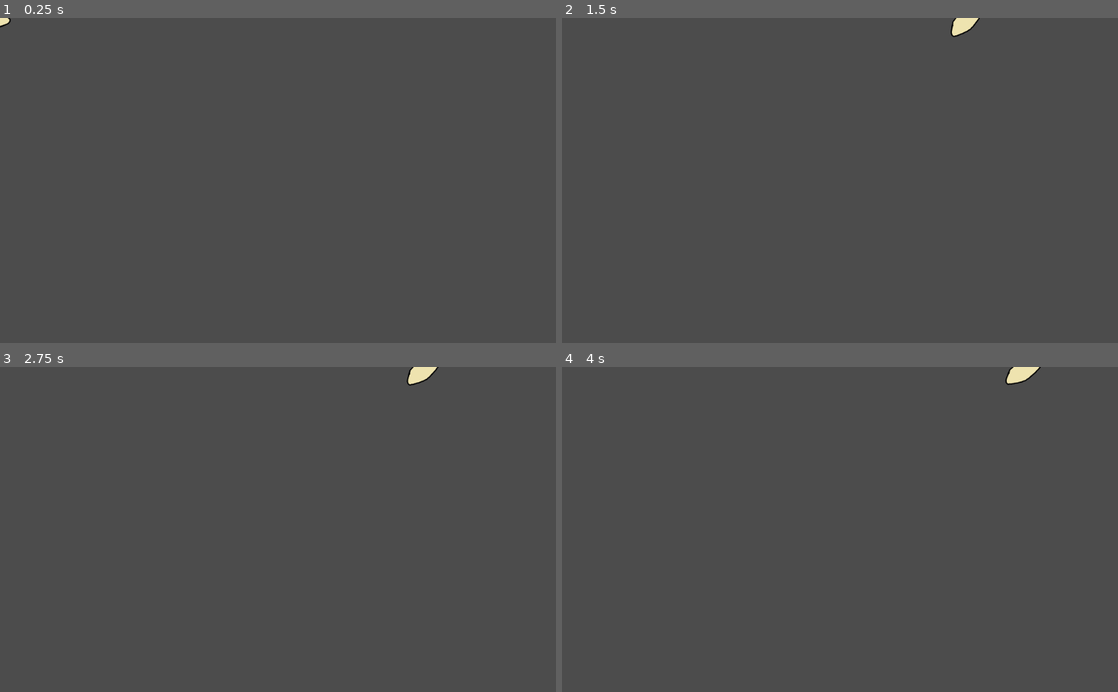
Above: before the commit, frames 1-4 (two rows, left to right).
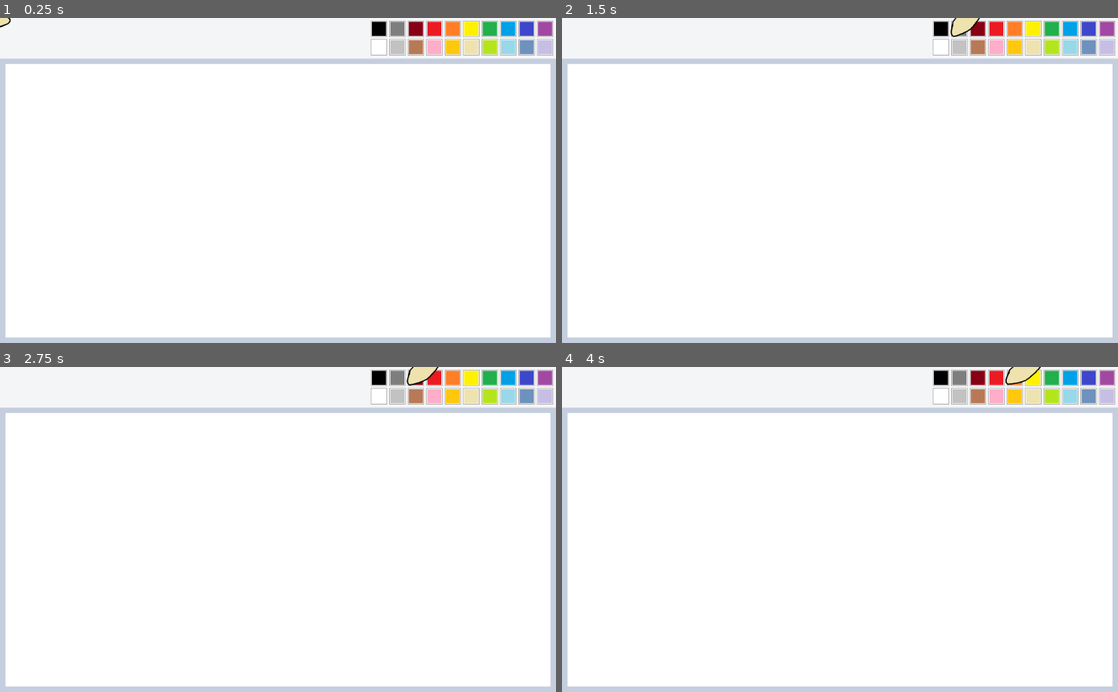
Above: after the commit, the same moments.

Repository: mariothedog/MS-Pain
Game: Godot game, scene res://Level/Level.tscn
Two runs of this game, one before a commit and one after it. Both use one fixed random seed, a clock stepped at 60 frames per second and the inputs below.
Inputs (mouse positions are in pixels of both pictures, inside the frame that each line leads up to):
- Up to frame 1 (0.25 s): no input
- Up to frame 2 (1.5 s): click (940, 27) at 0.52 s; click (956, 27) at 1.27 s
- Up to frame 3 (2.75 s): click (417, 376) at 2.02 s
- Up to frame 4 (4 s): click (995, 376) at 2.77 s; click (1012, 376) at 3.52 s

The runs differ from the first frame. In frame 1, 100% of the frame differs, in the area x 0-100%, y 0-100%; in frame 2, 100%; in frame 3, 100%; in frame 4, 100%.

Commit message:
Added basic MS Pain UI.

Diff:
--- a/Level/Level.tscn
+++ b/Level/Level.tscn
@@ -1,6 +1,7 @@
-[gd_scene load_steps=2 format=2]
+[gd_scene load_steps=3 format=2]
 
 [ext_resource path="res://Brush/Brush.tscn" type="PackedScene" id=1]
+[ext_resource path="res://UI/MS Pain.tscn" type="PackedScene" id=2]
 
 [node name="Level" type="Node2D"]
 
@@ -8,3 +9,5 @@
 current = true
 
 [node name="Brush" parent="." instance=ExtResource( 1 )]
+
+[node name="MS Pain" parent="." instance=ExtResource( 2 )]
--- /dev/null
+++ b/UI/Colour Button.gd
@@ -0,0 +1,9 @@
+tool
+extends Button
+
+export (Color, RGB) var colour setget set_colour
+
+func set_colour(_colour):
+	colour = _colour
+
+	$"Main Colour".color = colour
--- /dev/null
+++ b/UI/Colour Button.tscn
@@ -0,0 +1,43 @@
+[gd_scene load_steps=2 format=2]
+
+[ext_resource path="res://UI/Colour Button.gd" type="Script" id=1]
+
+[node name="Colour Button" type="Button"]
+anchor_right = 0.029
+anchor_bottom = 0.05
+margin_right = 0.303999
+rect_min_size = Vector2( 30, 30 )
+focus_mode = 0
+enabled_focus_mode = 0
+flat = true
+script = ExtResource( 1 )
+__meta__ = {
+"_edit_use_anchors_": false
+}
+
+[node name="ColorRect" type="ColorRect" parent="."]
+margin_right = 30.0
+margin_bottom = 30.0
+color = Color( 0.627451, 0.627451, 0.627451, 1 )
+__meta__ = {
+"_edit_use_anchors_": false
+}
+
+[node name="ColorRect2" type="ColorRect" parent="."]
+margin_left = 1.0
+margin_top = 1.0
+margin_right = 29.0
+margin_bottom = 29.0
+__meta__ = {
+"_edit_use_anchors_": false
+}
+
+[node name="Main Colour" type="ColorRect" parent="."]
+margin_left = 2.08099
+margin_top = 2.0
+margin_right = 28.081
+margin_bottom = 28.0
+color = Color( 0, 0, 0, 1 )
+__meta__ = {
+"_edit_use_anchors_": false
+}
--- /dev/null
+++ b/UI/MS Pain.tscn
@@ -0,0 +1,235 @@
+[gd_scene load_steps=2 format=2]
+
+[ext_resource path="res://UI/Colour Button.tscn" type="PackedScene" id=1]
+
+[node name="MS Pain" type="CanvasLayer"]
+layer = -1
+
+[node name="VSplitContainer" type="VSplitContainer" parent="."]
+anchor_right = 1.0
+anchor_bottom = 1.0
+dragger_visibility = 2
+__meta__ = {
+"_edit_use_anchors_": false
+}
+
+[node name="ColorRect" type="ColorRect" parent="VSplitContainer"]
+margin_right = 1024.0
+margin_bottom = 75.0
+rect_min_size = Vector2( 0, 75 )
+color = Color( 0.960784, 0.964706, 0.968627, 1 )
+__meta__ = {
+"_edit_use_anchors_": false
+}
+
+[node name="MarginContainer" type="MarginContainer" parent="VSplitContainer/ColorRect"]
+anchor_left = 1.0
+anchor_right = 1.0
+margin_left = -341.0
+margin_bottom = 69.0
+custom_constants/margin_top = 5
+__meta__ = {
+"_edit_use_anchors_": false
+}
+
+[node name="GridContainer" type="GridContainer" parent="VSplitContainer/ColorRect/MarginContainer"]
+margin_top = 5.0
+margin_right = 341.0
+margin_bottom = 69.0
+columns = 10
+
+[node name="Colour Button" parent="VSplitContainer/ColorRect/MarginContainer/GridContainer" instance=ExtResource( 1 )]
+anchor_right = 0.0
+anchor_bottom = 0.0
+margin_right = 30.0
+margin_bottom = 30.0
+
+[node name="Colour Button2" parent="VSplitContainer/ColorRect/MarginContainer/GridContainer" instance=ExtResource( 1 )]
+anchor_right = 0.0
+anchor_bottom = 0.0
+margin_left = 34.0
+margin_right = 64.0
+margin_bottom = 30.0
+colour = Color( 0.498039, 0.498039, 0.498039, 1 )
+
+[node name="Colour Button3" parent="VSplitContainer/ColorRect/MarginContainer/GridContainer" instance=ExtResource( 1 )]
+anchor_right = 0.0
+anchor_bottom = 0.0
+margin_left = 68.0
+margin_right = 98.0
+margin_bottom = 30.0
+colour = Color( 0.533333, 0, 0.0823529, 1 )
+
+[node name="Colour Button4" parent="VSplitContainer/ColorRect/MarginContainer/GridContainer" instance=ExtResource( 1 )]
+anchor_right = 0.0
+anchor_bottom = 0.0
+margin_left = 102.0
+margin_right = 132.0
+margin_bottom = 30.0
+colour = Color( 0.929412, 0.109804, 0.141176, 1 )
+
+[node name="Colour Button5" parent="VSplitContainer/ColorRect/MarginContainer/GridContainer" instance=ExtResource( 1 )]
+anchor_right = 0.0
+anchor_bottom = 0.0
+margin_left = 136.0
+margin_right = 166.0
+margin_bottom = 30.0
+colour = Color( 1, 0.498039, 0.152941, 1 )
+
+[node name="Colour Button6" parent="VSplitContainer/ColorRect/MarginContainer/GridContainer" instance=ExtResource( 1 )]
+anchor_right = 0.0
+anchor_bottom = 0.0
+margin_left = 170.0
+margin_right = 200.0
+margin_bottom = 30.0
+colour = Color( 1, 0.94902, 0, 1 )
+
+[node name="Colour Button7" parent="VSplitContainer/ColorRect/MarginContainer/GridContainer" instance=ExtResource( 1 )]
+anchor_right = 0.0
+anchor_bottom = 0.0
+margin_left = 204.0
+margin_right = 234.0
+margin_bottom = 30.0
+colour = Color( 0.133333, 0.694118, 0.298039, 1 )
+
+[node name="Colour Button8" parent="VSplitContainer/ColorRect/MarginContainer/GridContainer" instance=ExtResource( 1 )]
+anchor_right = 0.0
+anchor_bottom = 0.0
+margin_left = 238.0
+margin_right = 268.0
+margin_bottom = 30.0
+colour = Color( 0, 0.635294, 0.909804, 1 )
+
+[node name="Colour Button9" parent="VSplitContainer/ColorRect/MarginContainer/GridContainer" instance=ExtResource( 1 )]
+anchor_right = 0.0
+anchor_bottom = 0.0
+margin_left = 272.0
+margin_right = 302.0
+margin_bottom = 30.0
+colour = Color( 0.247059, 0.282353, 0.8, 1 )
+
+[node name="Colour Button10" parent="VSplitContainer/ColorRect/MarginContainer/GridContainer" instance=ExtResource( 1 )]
+anchor_right = 0.0
+anchor_bottom = 0.0
+margin_left = 306.0
+margin_right = 336.0
+margin_bottom = 30.0
+colour = Color( 0.639216, 0.286275, 0.643137, 1 )
+
+[node name="Colour Button11" parent="VSplitContainer/ColorRect/MarginContainer/GridContainer" instance=ExtResource( 1 )]
+anchor_right = 0.0
+anchor_bottom = 0.0
+margin_top = 34.0
+margin_right = 30.0
+margin_bottom = 64.0
+colour = Color( 1, 1, 1, 1 )
+
+[node name="Colour Button12" parent="VSplitContainer/ColorRect/MarginContainer/GridContainer" instance=ExtResource( 1 )]
+anchor_right = 0.0
+anchor_bottom = 0.0
+margin_left = 34.0
+margin_top = 34.0
+margin_right = 64.0
+margin_bottom = 64.0
+colour = Color( 0.764706, 0.764706, 0.764706, 1 )
+
+[node name="Colour Button13" parent="VSplitContainer/ColorRect/MarginContainer/GridContainer" instance=ExtResource( 1 )]
+anchor_right = 0.0
+anchor_bottom = 0.0
+margin_left = 68.0
+margin_top = 34.0
+margin_right = 98.0
+margin_bottom = 64.0
+colour = Color( 0.72549, 0.478431, 0.341176, 1 )
+
+[node name="Colour Button14" parent="VSplitContainer/ColorRect/MarginContainer/GridContainer" instance=ExtResource( 1 )]
+anchor_right = 0.0
+anchor_bottom = 0.0
+margin_left = 102.0
+margin_top = 34.0
+margin_right = 132.0
+margin_bottom = 64.0
+colour = Color( 1, 0.682353, 0.788235, 1 )
+
+[node name="Colour Button15" parent="VSplitContainer/ColorRect/MarginContainer/GridContainer" instance=ExtResource( 1 )]
+anchor_right = 0.0
+anchor_bottom = 0.0
+margin_left = 136.0
+margin_top = 34.0
+margin_right = 166.0
+margin_bottom = 64.0
+colour = Color( 1, 0.788235, 0.054902, 1 )
+
+[node name="Colour Button16" parent="VSplitContainer/ColorRect/MarginContainer/GridContainer" instance=ExtResource( 1 )]
+anchor_right = 0.0
+anchor_bottom = 0.0
+margin_left = 170.0
+margin_top = 34.0
+margin_right = 200.0
+margin_bottom = 64.0
+colour = Color( 0.937255, 0.894118, 0.690196, 1 )
+
+[node name="Colour Button17" parent="VSplitContainer/ColorRect/MarginContainer/GridContainer" instance=ExtResource( 1 )]
+anchor_right = 0.0
+anchor_bottom = 0.0
+margin_left = 204.0
+margin_top = 34.0
+margin_right = 234.0
+margin_bottom = 64.0
+colour = Color( 0.709804, 0.901961, 0.113725, 1 )
+
+[node name="Colour Button18" parent="VSplitContainer/ColorRect/MarginContainer/GridContainer" instance=ExtResource( 1 )]
+anchor_right = 0.0
+anchor_bottom = 0.0
+margin_left = 238.0
+margin_top = 34.0
+margin_right = 268.0
+margin_bottom = 64.0
+colour = Color( 0.6, 0.85098, 0.917647, 1 )
+
+[node name="Colour Button19" parent="VSplitContainer/ColorRect/MarginContainer/GridContainer" instance=ExtResource( 1 )]
+anchor_right = 0.0
+anchor_bottom = 0.0
+margin_left = 272.0
+margin_top = 34.0
+margin_right = 302.0
+margin_bottom = 64.0
+colour = Color( 0.439216, 0.572549, 0.745098, 1 )
+
+[node name="Colour Button20" parent="VSplitContainer/ColorRect/MarginContainer/GridContainer" instance=ExtResource( 1 )]
+anchor_right = 0.0
+anchor_bottom = 0.0
+margin_left = 306.0
+margin_top = 34.0
+margin_right = 336.0
+margin_bottom = 64.0
+colour = Color( 0.784314, 0.74902, 0.905882, 1 )
+
+[node name="ColorRect2" type="ColorRect" parent="VSplitContainer"]
+margin_top = 75.0
+margin_right = 1024.0
+margin_bottom = 600.0
+color = Color( 0.772549, 0.811765, 0.87451, 1 )
+__meta__ = {
+"_edit_use_anchors_": false
+}
+
+[node name="MarginContainer" type="MarginContainer" parent="VSplitContainer/ColorRect2"]
+anchor_right = 1.0
+anchor_bottom = 1.0
+custom_constants/margin_right = 10
+custom_constants/margin_top = 10
+custom_constants/margin_left = 10
+custom_constants/margin_bottom = 10
+__meta__ = {
+"_edit_use_anchors_": false
+}
+
+[node name="ColorRect3" type="ColorRect" parent="VSplitContainer/ColorRect2/MarginContainer"]
+margin_left = 10.0
+margin_top = 10.0
+margin_right = 1014.0
+margin_bottom = 515.0
+__meta__ = {
+"_edit_use_anchors_": false
+}
